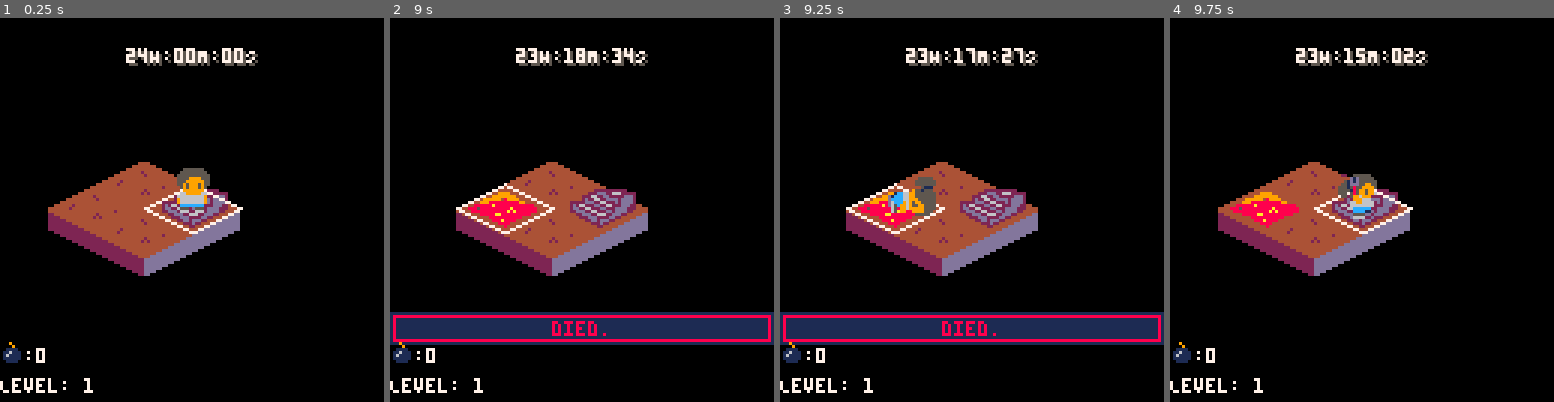
Above: before the commit, frames 1-4 (left to right).
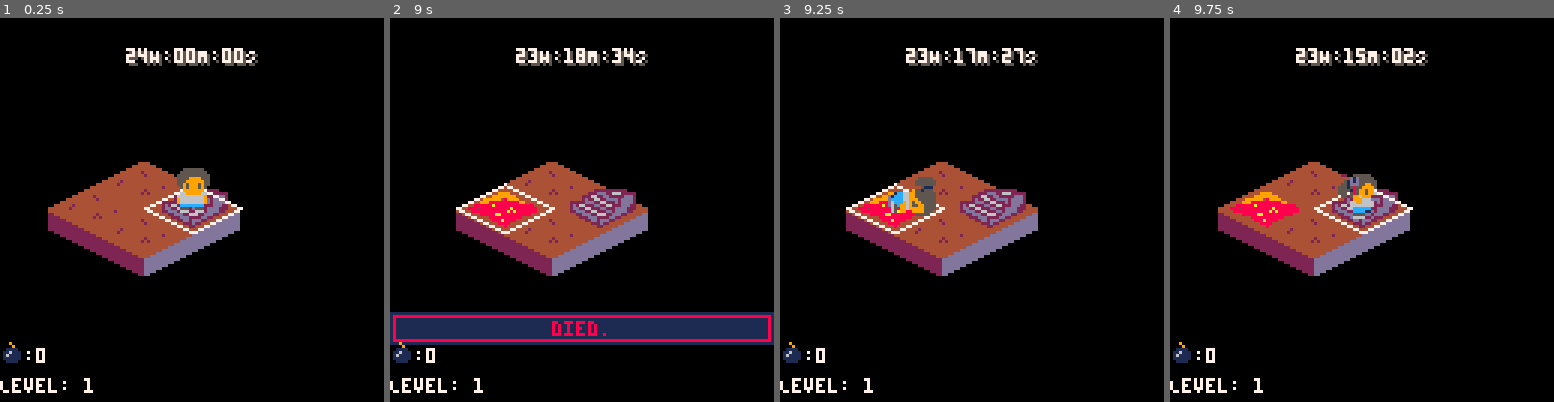
Above: after the commit, the same moments.

Repository: scottnm/collards.p8
Game: PICO-8 cartridge collards.p8
The game is run twice, just before and just after one commit, with the same random seed, the same clock (stepped at 60 frames per second) and the same inputs.
Inputs:
- Up to frame 1 (0.25 s): no input
- Up to frame 2 (9 s): tap O (Z key) at 0.33, 0.7, 1.43, 2.22, 3.1, 3.98, 4.87, 5.75, 6.63, 7.52, 8.4 s; tap X (X key) at 1.07, 2.07, 2.4, 2.73, 3.07, 3.4, 3.73, 4.07, 4.4, 4.73, 5.07, 5.4, 5.73, 6.07, 6.4, 6.73, 7.07, 7.4, 7.73, 8.07, 8.4, 8.73 s; hold Left 1.97-2.37 s; hold Down 2.42-2.82 s; hold Right 2.87-3.53 s; hold Up 3.58-4.08 s; hold Right 4.13-4.53 s; hold Down 4.58-5.08 s; hold Left 5.13-5.8 s; hold Up 5.85-6.18 s; hold Left 6.23-6.63 s; hold Down 6.68-7.08 s; hold Right 7.13-7.8 s; hold Up 7.85-8.35 s; hold Right 8.4-8.8 s; hold Down from 8.85 s (still down)
- Up to frame 3 (9.25 s): keep holding Down; tap X (X key) at 9.07 s
- Up to frame 4 (9.75 s): tap O (Z key) at 9.28 s; release Down at 9.35 s; tap X (X key) at 9.4, 9.73 s; hold Left from 9.4 s (still down)

Frames 1-2 are identical in both runs. In frame 3, 8.6% of the frame differs, in the area x 0-100%, y 76-86%; in frame 4, nothing differs.

Commit message:
refactored banner system for fewer chars/tokens
Added bonus! now banners are independent of the animations that might
occur around them

cart changes:
tokens=6684->6678
chars =65258->64741
cchars=15874->15729

Diff:
--- a/main.lua
+++ b/main.lua
@@ -1,7 +1,4 @@
 -- main.lua - main game logic
-
--- TODO: refactor the banner system for simplicity
--- each component just calls some queue_banner and it overwrites the current banner with a manually tracked time limit
 
 GameStateType = {
     PreGame = 1,
@@ -66,30 +63,17 @@
     return 10
 end
 
--- global variables
-g_maps = nil
-g_map = nil
-g_player = nil
-g_input = nil
-g_player_move_to_floor_state = nil
-g_game_state = nil
-g_game_timer_ui = nil
-g_anims = nil
-g_camera_player_offset = nil
-g_bombs = nil
-g_lose_game_state = nil
-g_win_game_state = nil
-g_warning_banner = nil
-
-g_maingame_tick_count = 0
-g_maingame_time_limit = (5 * 60 * 30) -- five minutes worth of ticks
+function MAINGAME_TIME_LIMIT()
+    return (5 * 60 * 30) -- five minutes worth of ticks
+end
 
 function _init()
     reset()
 end
 
 function reset()
-    g_warning_banner = nil
+    -- All global variables initialized here
+    g_banner = nil
     g_maingame_tick_count = 0
     g_game_state = GameStateType.PreGame
     g_lose_game_state = nil
@@ -127,7 +111,7 @@
         CollectItem = create_anim_flow({46}, 1, 2, false),
         BombCountdown = create_anim_flow({74, 74, 74, 74, 74, 74, 74, 75, 74, 74, 75, 74, 74, 75, 74}, 15, 1, false),
     }
-    g_game_timer_ui = make_ui_timer(on_ui_timer_flash, g_maingame_time_limit)
+    g_game_timer_ui = make_ui_timer(on_ui_timer_flash, MAINGAME_TIME_LIMIT())
     g_game_timer_ui.set_blinking(true)
 
     -- TODO: sometimes I refer to these as maps. Sometimes as levels. I should fix this. It's confusing
@@ -253,7 +237,7 @@
         del(g_bombs, bomb)
     end
 
-    if g_maingame_tick_count >= g_maingame_time_limit then
+    if g_maingame_tick_count >= MAINGAME_TIME_LIMIT() then
         g_lose_game_state = {
             substate = "scroll_timer",
             timer_scroll = 0,
@@ -268,13 +252,25 @@
     player.collect_item_state = {
         anim = g_anims.CollectItem,
         item = item_type,
-        anim_timer = make_ingame_timer(60),
+        anim_timer = make_ingame_timer(45),
     }
 
     item_args = item_args or {}
     for k,v in pairs(item_args) do
         player.collect_item_state[k] = v
     end
+
+    local item_text = nil
+    if item_type == ItemType.Bomb then
+        item_text = "bomb. \151 to use"
+    elseif item_type == ItemType.Page then
+        item_text = "page fragment"
+    elseif item_type == ItemType.Book then
+        item_text = "granddaddy's book"
+    else
+        assert(false)
+    end
+    set_banner("got: "..item_text, "item", 60)
 
     sfx(Sfxs.GetItem)
 end
@@ -324,11 +320,7 @@
             -- HACK: special case to support picking up books from unrevealed tiles
             g_player.book_state = PlayerBookState.Holding
             player_iso_cell.tile.has_book = false
-            g_player.collect_item_state = {
-                anim = g_anims.CollectItem,
-                item = ItemType.Book,
-                anim_timer = make_ingame_timer(60),
-            }
+            collect_item(g_player, ItemType.Book)
             g_player.last_interacted_isocell = player_iso_cell
         end
 
@@ -351,19 +343,21 @@
 end
 
 function kill_player(player, map)
-    local had_book = false
+    local died_text = "died."
     if player.book_state == PlayerBookState.Holding then
         -- drop the book in a random safe cell
         local safe_tile_idx = select_random_empty_tile_idx_from_map(map)
         map.isocells[safe_tile_idx].tile.has_book = true
         g_player.book_state = PlayerBookState.FoundButLost
-        had_book = true
-    end
+        died_text = died_text.." dropped book."
+    end
+
     player.die_state = {
         anim = get_die_anim_for_player(player),
         respawn_timer = make_ingame_timer(60),
-        had_book = had_book,
     }
+
+    set_banner(died_text, "death", 60)
     sfx(Sfxs.Death)
 end
 
@@ -378,19 +372,13 @@
     elseif tile.type == TileType.FloorEntry then
         -- if we haven't found the book and we try to leave, warn the player
         if g_player.book_state == PlayerBookState.NotFound then
-            g_warning_banner = {
-                timer = make_ingame_timer(90),
-                text = "Can't leave until I find it."
-            }
+            set_banner("can't leave until i find it.", "warning", 90)
         elseif g_player.book_state == PlayerBookState.FoundButLost then
             -- if we've found the book but lost it we can freely traverse all floors... EXCEPT we can't leave
             if g_map.level_id != 1 then
                 start_move_to_floor(g_map.level_id - 1, TileType.FloorExit, Sfxs.UpStairs)
             else
-                g_warning_banner = {
-                    timer = make_ingame_timer(90),
-                    text = "Can't leave. I dropped the book."
-                }
+                set_banner("can't leave. i lost the book.", "warning", 90)
             end
         elseif g_player.book_state == PlayerBookState.Holding then
             -- we have the book. we can traverse up any floor AND win the game by leaving the last floor
@@ -605,13 +593,10 @@
         local item_pos = add_vec2(g_player.pos, { x = 0, y = -16 })
         if g_player.collect_item_state.item == ItemType.Bomb then
             draw_bomb_item(item_pos)
-            draw_item_banner("bomb")
         elseif g_player.collect_item_state.item == ItemType.Page then
             draw_page_item(item_pos, g_player.collect_item_state.page_frag)
-            draw_item_banner("page fragment")
         elseif g_player.collect_item_state.item == ItemType.Book then
             draw_book(item_pos, false)
-            draw_item_banner("granddaddy's book")
         end
     end
 
@@ -637,23 +622,13 @@
 
     -- draw the level UI
     print("Level: "..g_map.level_id, 0, 120, Colors.White)
-    if g_player_move_to_floor_state != nil then
-        -- noop? I'm not sure why I added this before and am not sure if it's
-        -- necessary. Keep it around to avoid mucking with the game this late
-        -- in the jam.
-    elseif g_player.die_state != nil then
-        local died_text = "died."
-        if g_player.die_state.had_book then
-            died_text = died_text.." dropped book."
-        end
-        draw_banner(died_text, Colors.Red, Colors.Navy)
-    end
-
-    if g_warning_banner != nil then
-        draw_banner(g_warning_banner.text, Colors.Tan, Colors.BlueGray)
-        g_warning_banner.timer.update()
-        if g_warning_banner.timer.done() then
-            g_warning_banner = nil
+
+    -- draw any banners if set
+    if g_banner != nil then
+        draw_banner(g_banner.text, g_banner.fg_color, g_banner.bg_color)
+        g_banner.timer.update()
+        if g_banner.timer.done() then
+            g_banner = nil
         end
     end
 
@@ -846,8 +821,22 @@
     end
 end
 
-function draw_item_banner(item_name)
-    draw_banner("got: "..item_name, Colors.DarkGreen, Colors.Tan)
+function set_banner(text, banner_type, banner_time)
+    local fg_color, bg_color = nil, nil
+    if banner_type == "warning" then
+        fg_color, bg_color = Colors.Tan, Colors.BlueGray
+    elseif banner_type == "item" then
+        fg_color, bg_color = Colors.DarkGreen, Colors.Tan
+    elseif banner_type == "death" then
+        fg_color, bg_color = Colors.Red, Colors.Navy
+    end
+
+    g_banner = {
+        text = text,
+        fg_color = fg_color,
+        bg_color = bg_color,
+        timer = make_ingame_timer(banner_time),
+    }
 end
 
 function draw_banner(text, fg_color, bg_color)
